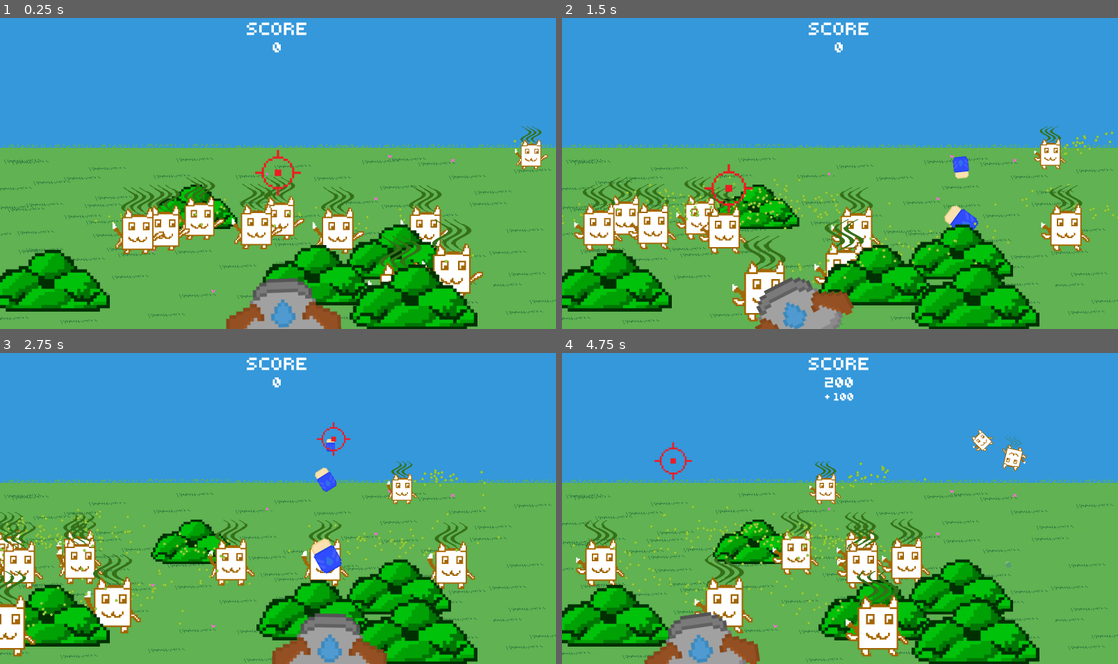
Above: before the commit, frames 1-4 (two rows, left to right).
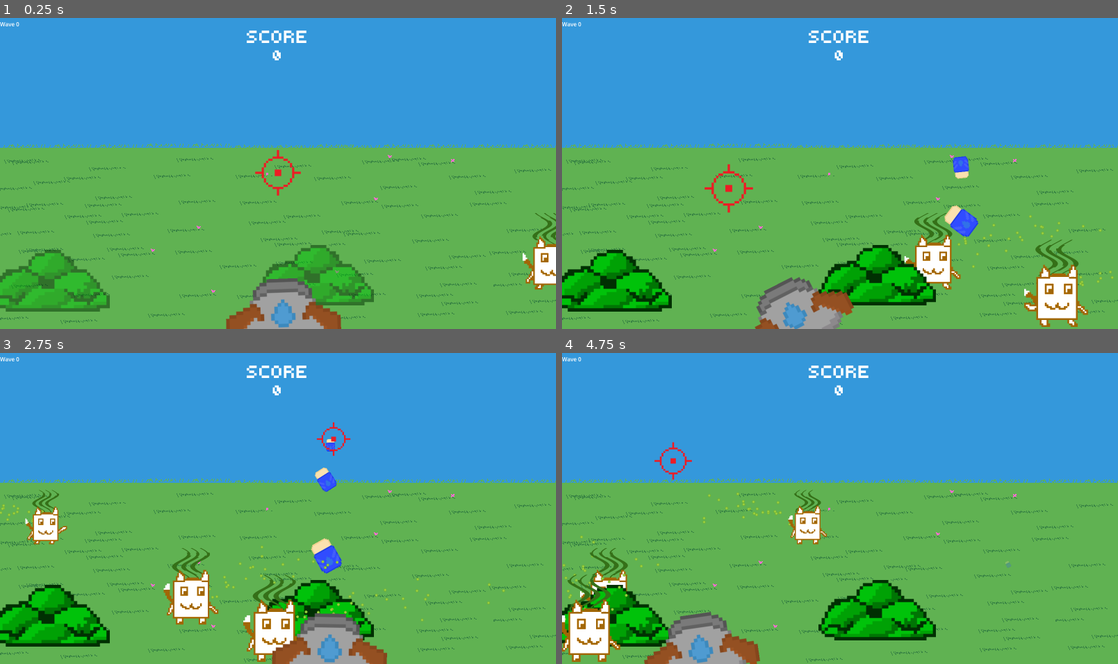
Above: after the commit, the same moments.

Repository: asterbot/uwgdc-game-jam-2025
Game: Godot game, scene res://scenes/main/main.tscn
Two runs of this game, one before a commit and one after it. Both use one fixed random seed, a clock stepped at 60 frames per second and the inputs below. This scene is started directly instead of the project's main scene.
Inputs (mouse positions are in pixels of both pictures, inside the frame that each line leads up to):
- Up to frame 1 (0.25 s): no input
- Up to frame 2 (1.5 s): move the mouse to (962, 157) at 0.52 s; press the mouse at (962, 157) at 0.53 s; move the mouse to (728, 189) at 1.27 s; release the mouse at (728, 189) at 1.28 s; click (728, 189) at 1.35 s
- Up to frame 3 (2.75 s): move the mouse to (333, 440) at 2.02 s; press the mouse at (333, 440) at 2.03 s
- Up to frame 4 (4.75 s): move the mouse to (812, 570) at 2.77 s; release the mouse at (812, 570) at 2.78 s; click (812, 570) at 2.85 s; move the mouse to (1006, 555) at 3.52 s; press the mouse at (1006, 555) at 3.53 s; move the mouse to (673, 461) at 4.27 s; release the mouse at (673, 461) at 4.28 s; click (673, 461) at 4.35 s

The runs differ from the first frame. In frame 1, 19% of the frame differs, in the area x 0-100%, y 1-100%; in frame 2, 17%; in frame 3, 18%; in frame 4, 18%.

Commit message:
enemy spawning

Diff:
--- a/globals/globals.gd
+++ b/globals/globals.gd
@@ -7,12 +7,38 @@
 var CAT_LAYER = 0b0010
 var OBSTACLE_LAYER = 0b0100
 
-var cur_wave = 0
+var cur_wave = -1
 var score = 0
 
 var WAVES = {
 	0: {
-		"cats": 10,
-		"bushes": 5
+		"cats": 3,
+		"bushes": 2,
+		"spawn_cooldown": 1
+	},
+	1: {
+		"cats": 30,
+		"bushes": 10,
+		"spawn_cooldown": 0.5
+	},
+	2: {
+		"cats": 30,
+		"bushes": 10,
+		"spawn_cooldown": 0.5
+	},
+	3: {
+		"cats": 30,
+		"bushes": 10,
+		"spawn_cooldown": 0.5
+	},
+	4: {
+		"cats": 30,
+		"bushes": 10,
+		"spawn_cooldown": 0.5
 	}
+
 }
+
+var NUM_WAVES = WAVES.size()
+
+var ALLOWED_BOUNCES = 1 # Number of allowed bounces for each cat
--- a/scenes/bush/bush.gd
+++ b/scenes/bush/bush.gd
@@ -18,7 +18,7 @@
 	self.modulate.a = 0.0
 	$Area2D/CollisionPolygon2D.disabled = true
 	var tween = create_tween()
-	tween.tween_property(self, "modulate:a", 1.0, 0.25)
+	tween.tween_property(self, "modulate:a", 1.0, 0.5)
 	await tween.finished
 	$Area2D/CollisionPolygon2D.disabled = false
 
@@ -30,6 +30,6 @@
 func destroy() -> void:
 	$Area2D/CollisionPolygon2D.disabled = true
 	var tween = create_tween()
-	tween.tween_property(self, "modulate:a", 0.0, 0.1)
+	tween.tween_property(self, "modulate:a", 0.0, 0.5)
 	await tween.finished
 	queue_free()
--- a/scenes/cat_enemies/cat.gd
+++ b/scenes/cat_enemies/cat.gd
@@ -11,6 +11,10 @@
 
 @onready var stink_line_material = $StinkLines.material
 var stink_final_alpha: float = 1.0
+
+var num_bounces = 0
+
+var can_bounce = false
 
 var color_options = {
 	"default": Color(1,1,1),
@@ -49,11 +53,20 @@
 	velocity = raw_velocity * depth
 	move_and_slide()
 
+	if (position.x >= -70 and position.x <= viewport_size.x + 70):
+		# If it's in the playing field, it can bounce
+		can_bounce = true
+
 	# If out of bounds, bounce back in
-	if (position.x < 10):
+	if (position.x < -70):
 		raw_velocity.x = abs(raw_velocity.x)
-	elif (position.x > get_viewport().get_visible_rect().size.x - 10):
+		if (can_bounce): num_bounces+=1
+	elif (position.x > viewport_size.x + 70):
 		raw_velocity.x = -abs(raw_velocity.x)
+		if (can_bounce): num_bounces+=1
+
+	if (num_bounces > Globals.ALLOWED_BOUNCES):
+		destroy()
 
 func random_modulate():
 	var colors_size = color_options.size()
--- a/scenes/main/main.gd
+++ b/scenes/main/main.gd
@@ -9,48 +9,48 @@
 
 var viewport_size: Vector2
 
-func choose_random_numbers(lower: int, upper: int, n: int, min_gap: int = 40) -> Array:
-	"""Returns n random numbers in range [lower,upper] with at least min_gap between all of them"""
+var can_spawn = true
+var enemy_queue: Array = []
 
-	var max_possible
-	if min_gap <= 0:
-		max_possible = n
-	else:
-		max_possible = floor((upper - lower) / min_gap) + 1 # max qty numbers that may exist
-		if n > max_possible:
-			assert(false, "Not enough room for numbers with this min_gap (the min gap is " + str(max_possible) + ")")
 
-	var possible_positions = []
-	for i in range(max_possible):
-		possible_positions.append(lower + i * min_gap) # uniformly get all numbers with gap min_gap
-
-	possible_positions.shuffle()
-	return possible_positions.slice(0, n) # take first n numbers after shuffling
-
-func spawn_entities_random(entity_scene: PackedScene, folder: Node2D ,n: int):
-	"""Spawn n random instances of entity_scene in folder of main with given z_index (default 10)"""
+func spawn_entities_random(entity_scene: PackedScene, folder: Node2D ,n: int, off_screen: bool = false, use_timer: bool = false):
+	"""
+	Spawn n random instances of entity_scene in folder of main
+	Spawns entity off screen if off_screen is true
+	"""
 	var width = viewport_size.x
 	var height = viewport_size.y
 
 	var positions = []
 	for i in range(n):
-		var position_x = randf_range(100, width-100)
+		var position_x = 0
+		if (! off_screen): position_x = randf_range(100, width-100)
+		else: position_x = [-70, viewport_size.x + 70].pick_random()
+
 		var position_y = randf_range(0.43*height, height)
-		#var position_y = randf_range(y_pos*height, (y_pos-0.05)*height)
 		positions.append(Vector2(position_x, position_y))
 
 	for i in range(n):
 		var entity = entity_scene.instantiate()
 		entity.position = positions[i]
-		folder.add_child(entity)
+
+		# Add the entity to the queue for spawning
+		if (use_timer) : enemy_queue.append(entity)
+		else: folder.add_child(entity)
+
+func new_wave():
+	"""Call this when a wave change is needed"""
+	Globals.cur_wave += 1
+	var num_bushes = Globals.WAVES[Globals.cur_wave]["bushes"]
+	var num_cats = Globals.WAVES[Globals.cur_wave]["cats"]
+	var spawn_cooldown = Globals.WAVES[Globals.cur_wave]["spawn_cooldown"]
 
 
-func new_wave():
-	"""Call this after doing Globals.cur_wave+=1 whenever a wave change is needed"""
-	var num_bushes = Globals.WAVES[Globals.cur_wave]["bushes"]
-	var num_cats = Globals.WAVES[Globals.cur_wave]["cats"]
+	$SpawnTimer.wait_time = spawn_cooldown if spawn_cooldown>0 else 0.001
+	$SpawnTimer.start()
+
 	spawn_entities_random(bush_scene, $Bushes, num_bushes)
-	spawn_entities_random(cat_scene, $Enemies, num_cats)
+	spawn_entities_random(cat_scene, $Enemies, num_cats, true, true)
 
 
 func _ready() -> void:
@@ -62,7 +62,29 @@
 func _process(delta: float) -> void:
 	viewport_size = get_viewport().get_visible_rect().size
 
+	if (!enemy_queue.is_empty() and can_spawn):
+		var enemy = enemy_queue.pop_front()
+		$Enemies.add_child(enemy)
+		can_spawn = false
+
+	if ($Enemies.get_child_count()==0 and enemy_queue.is_empty()):
+		# Remove all bushes
+		for child in $Bushes.get_children():
+			child.destroy()
+
+		if (Globals.cur_wave >= Globals.NUM_WAVES - 1):
+			# TODO: Win screen
+			return
+
+		# Instantiate new wave
+		new_wave()
+
 
 func _on_projectiles_child_entered_tree(projectile: CharacterBody2D) -> void:
 	# when projectile enters this folder, connect its signal to it
 	projectile.connect("notify_cat_hit", score_node.increment_score)
+
+
+func _on_spawn_timer_timeout() -> void:
+	$SpawnTimer.start()
+	can_spawn = true
--- a/scenes/main/main.tscn
+++ b/scenes/main/main.tscn
@@ -29,4 +29,10 @@
 [node name="Score" parent="." instance=ExtResource("4_4r0yu")]
 unique_name_in_owner = true
 
+[node name="SpawnTimer" type="Timer" parent="."]
+wait_time = 0.001
+one_shot = true
+autostart = true
+
 [connection signal="child_entered_tree" from="Projectiles" to="." method="_on_projectiles_child_entered_tree"]
+[connection signal="timeout" from="SpawnTimer" to="." method="_on_spawn_timer_timeout"]
--- a/scenes/score/score.tscn
+++ b/scenes/score/score.tscn
@@ -29,6 +29,12 @@
 size_flags_vertical = 0
 theme_override_constants/separation = 0
 
+[node name="WaveLabel" type="Label" parent="MarginContainer/Scores"]
+unique_name_in_owner = true
+layout_mode = 2
+text = "Wave: 1
+"
+
 [node name="ScoreLabel" type="Label" parent="MarginContainer/Scores"]
 layout_mode = 2
 size_flags_horizontal = 6
--- a/scenes/score/score_display.gd
+++ b/scenes/score/score_display.gd
@@ -7,6 +7,7 @@
 
 func _process(_delta: float) -> void:
 	%Score.text = str(Globals.score)
+	%WaveLabel.text = "Wave " + str(Globals.cur_wave)
 
 func increment_score(points: float):
 	Globals.score += points
Not shown: 1 places in scenes/bush/bush.tscn that only renumber resources
Not shown: 1 places in scenes/cat_enemies/cat.tscn that only renumber resources
Not shown: 1 places in scenes/player/player.tscn that only renumber resources
Not shown: 1 places in scenes/projectile/projectile.tscn that only renumber resources
Not shown: 1 places in scenes/score/score.tscn that only renumber resources
